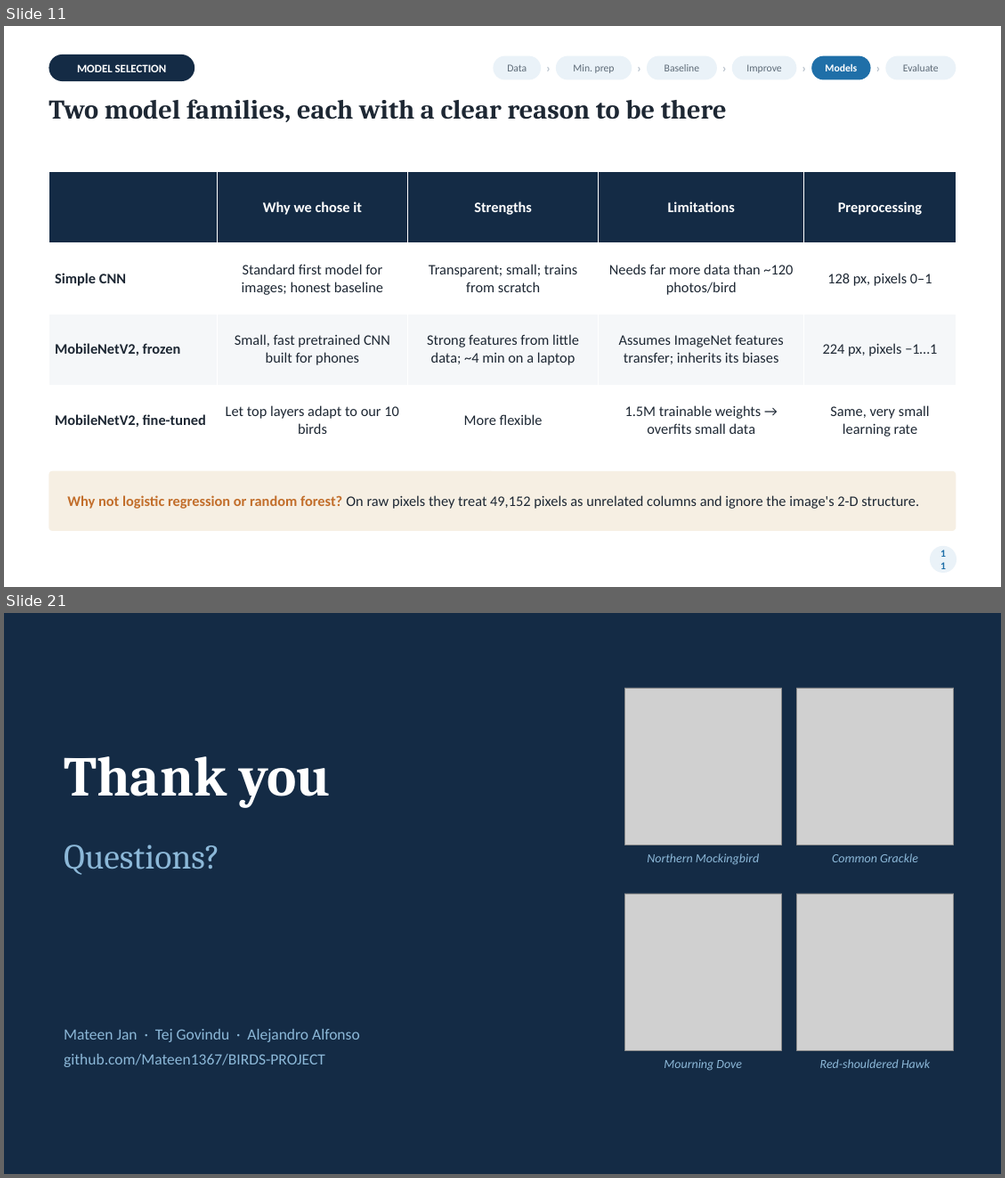
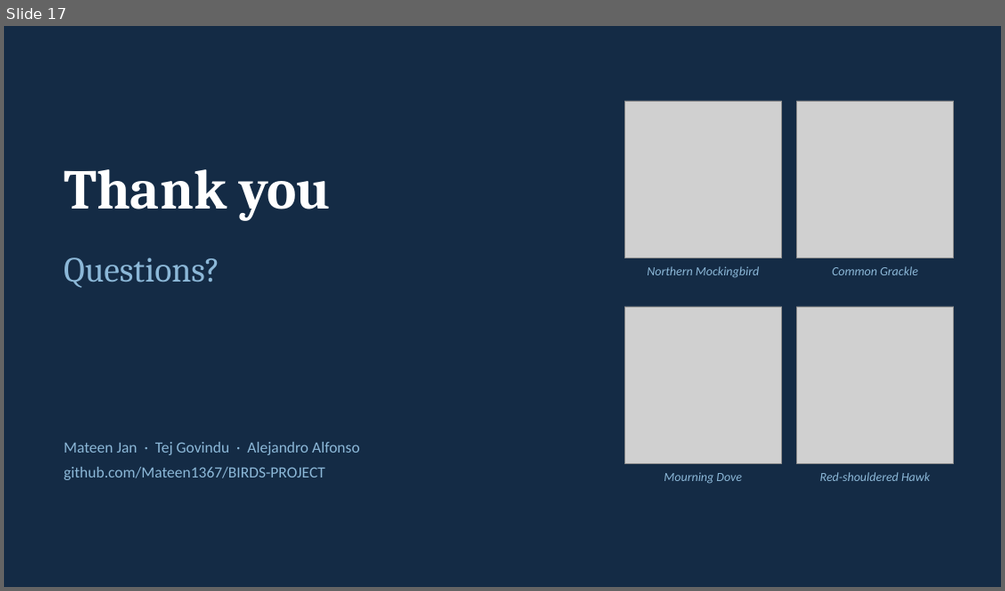
Before and after one commit to Mateen1367/BIRDS-PROJECT, a slide deck: reports/WhichTexasBird_Presentation.pptx. Shown one above the other, each under a label of ours: slides 11 and 21 before the commit, slide 17 after it; the slides between them are not shown. The pictures are 1005x1178 and 1005x591 pixels, drawn with LibreOffice and Linux fonts; fonts in the diff are those of the drawing; grey boxes stand for pictures. Boxes give left, top, right and bottom in pixels: in the first picture for what was removed or moved away, otherwise in the second. Text is boxed around its words. In the diff, an @@ line names an element or a change of style, - is before the commit and + after.

```diff
--- a/reports/WhichTexasBird_Presentation.pptx
+++ b/reports/WhichTexasBird_Presentation.pptx
@@ slide 11 removed at (x1=4, y1=26, x2=1001, y2=587), background #FFFFFF @@
@@ rounded rectangle removed at (x1=48, y1=54, x2=194, y2=81) @@
-MODEL SELECTION
@@ rounded rectangle removed at (x1=493, y1=56, x2=541, y2=79) @@
-Data
@@ text removed at (x1=542, y1=56, x2=554, y2=79) @@
-›
@@ rounded rectangle removed at (x1=556, y1=56, x2=631, y2=79) @@
-Min. prep
@@ text removed at (x1=633, y1=56, x2=645, y2=79) @@
-›
@@ rounded rectangle removed at (x1=647, y1=56, x2=718, y2=79) @@
-Baseline
@@ text removed at (x1=718, y1=56, x2=730, y2=79) @@
-›
@@ rounded rectangle removed at (x1=732, y1=56, x2=796, y2=79) @@
-Improve
@@ text removed at (x1=798, y1=56, x2=810, y2=79) @@
-›
@@ rounded rectangle removed at (x1=811, y1=56, x2=871, y2=79) @@
-Models
@@ text removed at (x1=872, y1=56, x2=884, y2=79) @@
-›
@@ rounded rectangle removed at (x1=886, y1=56, x2=956, y2=79) @@
-Evaluate
@@ text removed at (x1=48, y1=99, x2=727, y2=122) @@
-Two model families, each with a clear reason to be there
@@ table removed at (x1=48, y1=172, x2=956, y2=456), 4 rows, 5 columns @@
- | Why we chose it | Strengths | Limitations | Preprocessing
-Simple CNN | Standard first model for images; honest baseline | Transparent; small; trains from scratch | Needs far more data than ~120 photos/bird | 128 px, pixels 0–1
-MobileNetV2, frozen | Small, fast pretrained CNN built for phones | Strong features from little data; ~4 min on a laptop | Assumes ImageNet features transfer; inherits its biases | 224 px, pixels −1…1
-MobileNetV2, fine-tuned | Let top layers adapt to our 10 birds | More flexible | 1.5M trainable weights → overfits small data | Same, very small learning rate
@@ rounded rectangle removed at (x1=48, y1=471, x2=956, y2=531) @@
@@ text removed at (x1=67, y1=495, x2=919, y2=508) @@
-Why not logistic regression or random forest? On raw pixels they treat 49,152 pixels as unrelated columns and ignore the image's 2-D structure.
@@ ellipse removed at (x1=930, y1=546, x2=956, y2=572) @@
-11
@@ what was slide 21 is now slide 17 @@
```
Also in this commit, not shown: 4 slides changed, 14 slides added, 17 other slides removed, 16 other files.
